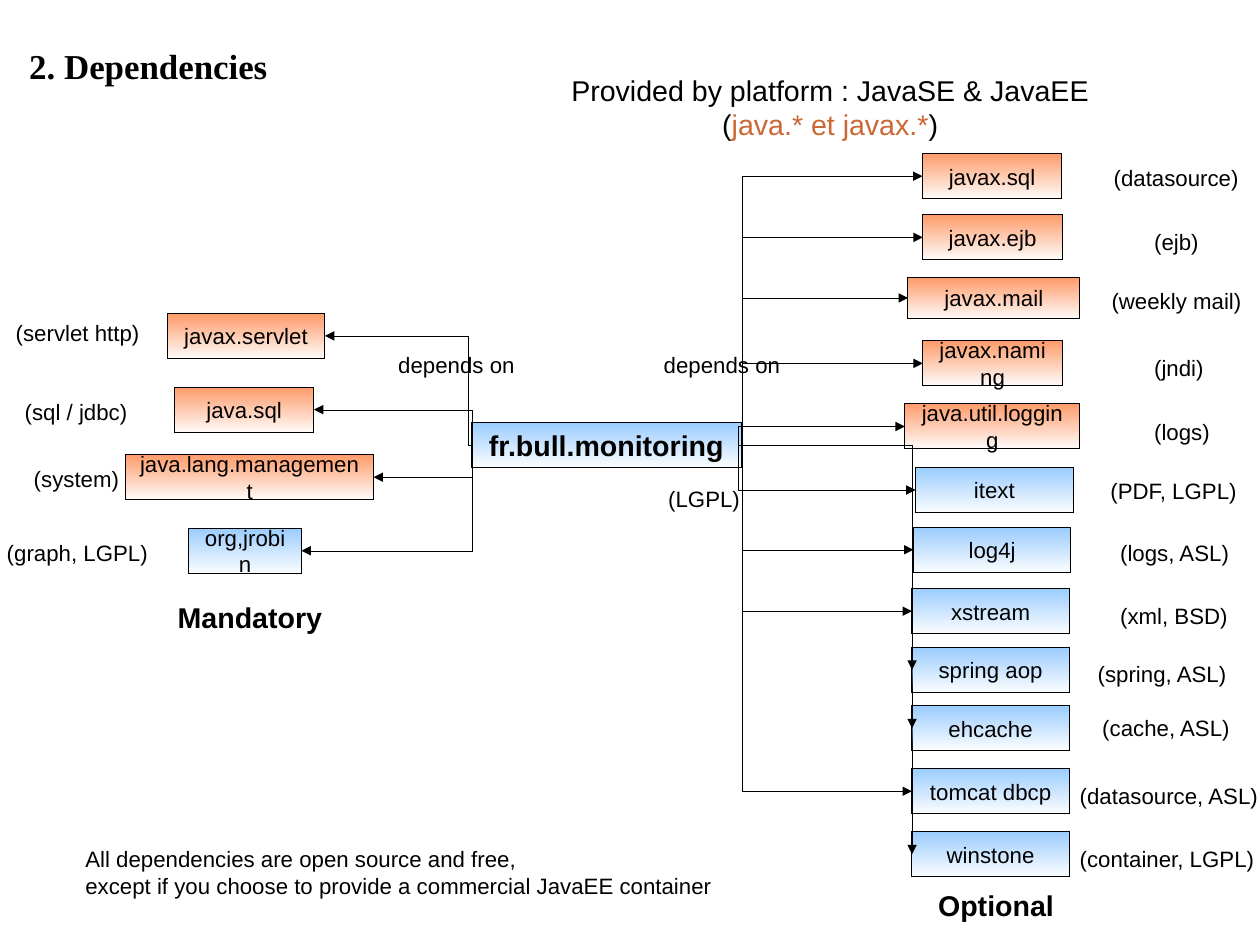
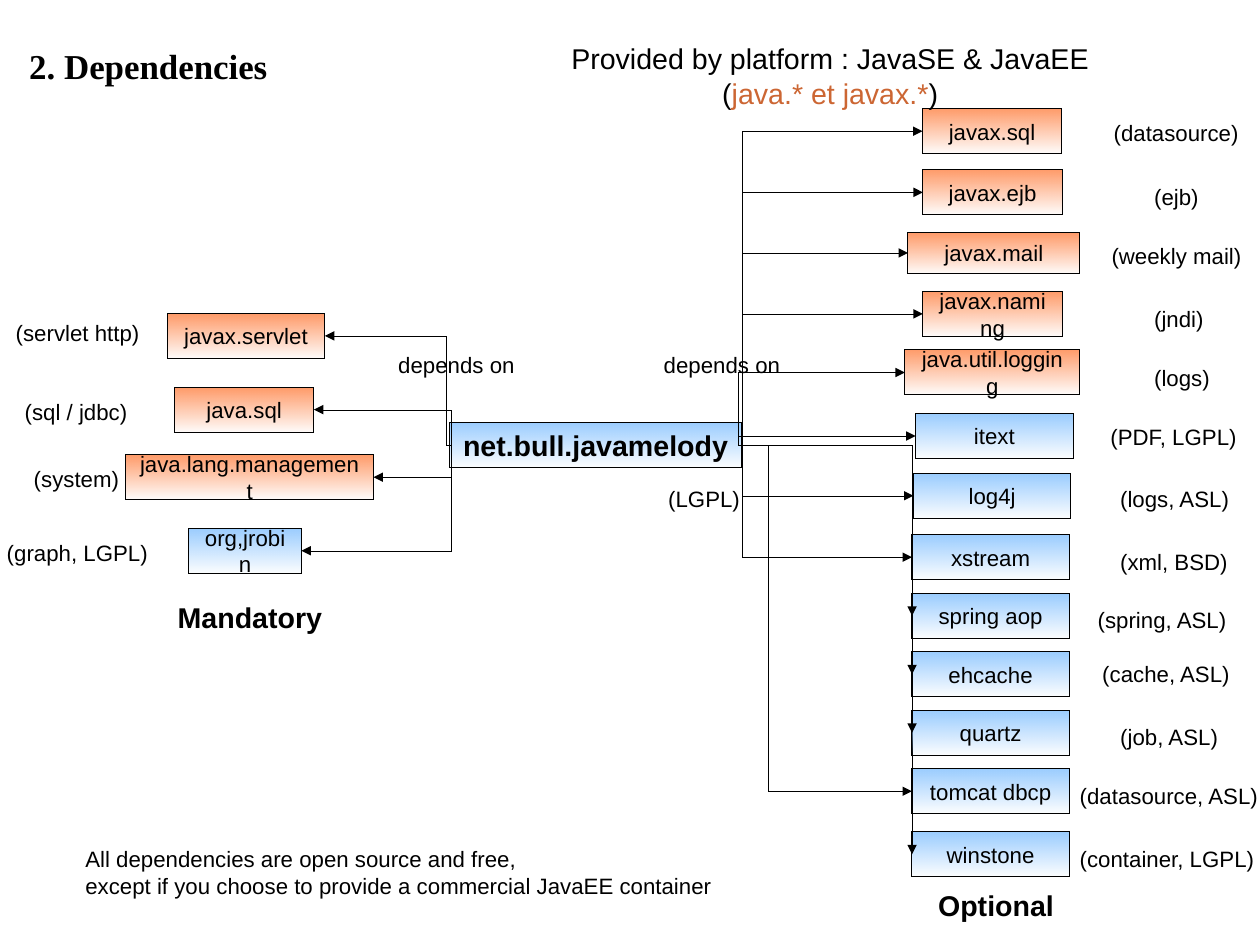
Before and after one commit to visan/javamelody, a slide deck: slide 2 of javamelody-core/src/site/resources/Map.odp. Drawn at 1260x945 pixels with LibreOffice and Linux fonts; fonts in the diff are those of the drawing. Boxes give left, top, right and bottom in pixels: in the first picture for what was removed or moved away, otherwise in the second. Text is boxed around its words. In the diff, an @@ line names an element or a change of style, - is before the commit and + after.

```diff
--- a/javamelody-core/src/site/resources/Map.odp
+++ b/javamelody-core/src/site/resources/Map.odp
@@ text "Provided by platform : JavaSE ...": place and size @@
-text "Provided by platform : JavaSE ..." at [571,80,1088,141]
+text "Provided by platform : JavaSE ..." at [571,48,1088,109]
@@ elbow arrow moved from (742, 446) - (923, 176) to (742, 446) - (923, 131) @@
@@ elbow arrow moved from (742, 446) - (924, 238) to (742, 446) - (924, 192) @@
@@ 3 texts, 3 rectangles: place and size @@
-3 texts, 3 rectangles at [908,153,1241,319]
+3 texts, 3 rectangles at [908,109,1241,273]
@@ elbow arrow moved from (742, 446) - (908, 298) to (742, 446) - (908, 253) @@
@@ rectangle "javax.naming": place and size @@
-rectangle "javax.naming" at [924,341,1063,385]
+rectangle "javax.naming" at [924,292,1063,336]
@@ elbow arrow moved from (742, 446) - (924, 364) to (742, 446) - (924, 314) @@
@@ text "(jndi)": place and size @@
-text "(jndi)" at [1154,360,1203,381]
+text "(jndi)" at [1154,311,1203,332]
@@ elbow arrow moved from (472, 445) - (325, 336) to (450, 445) - (325, 336) @@
@@ elbow arrow moved from (742, 446) - (906, 426) to (742, 446) - (906, 373) @@
@@ elbow arrow moved from (472, 446) - (314, 409) to (450, 446) - (314, 409) @@
@@ elbow arrow moved from (472, 445) - (302, 551) to (450, 445) - (302, 551) @@
@@ elbow arrow moved from (472, 445) - (374, 477) to (450, 445) - (374, 477) @@
@@ rectangle "net.bull.javamelody": place and size @@
-rectangle "net.bull.javamelody" at [472,423,742,468]
+rectangle "net.bull.javamelody" at [450,423,742,468]
@@ text in rectangle at [463,435,728,462]: text changed @@
-fr.bull.monitoring
+net.bull.javamelody
@@ elbow arrow moved from (742, 445) - (916, 491) to (742, 445) - (916, 436) @@
@@ elbow arrow (742, 445) - (912, 791): route changed @@
@@ elbow arrow moved from (742, 446) - (912, 728) to (742, 446) - (912, 675) @@
@@ elbow arrow moved from (742, 446) - (912, 670) to (742, 446) - (912, 616) @@
@@ elbow arrow moved from (742, 445) - (912, 612) to (742, 445) - (912, 558) @@
@@ elbow arrow moved from (742, 445) - (914, 550) to (742, 445) - (914, 496) @@
@@ elbow arrow added from (742, 446) to (912, 733), #000000 0 pt @@
@@ 6 texts, 6 rectangles: place and size @@
-6 texts, 6 rectangles at [906,404,1236,750]
+6 texts, 6 rectangles at [906,350,1236,696]
@@ rectangle added at [912,710,1070,755], fill gradient #99CCFF, outline #000000 0 pt, 14 pt, text #000000 @@
+quartz
@@ text added at [1120,729,1217,750], 14 pt, text #000000 @@
+(job, ASL)
```
Also in this commit, not shown: 2 other slides changed.
